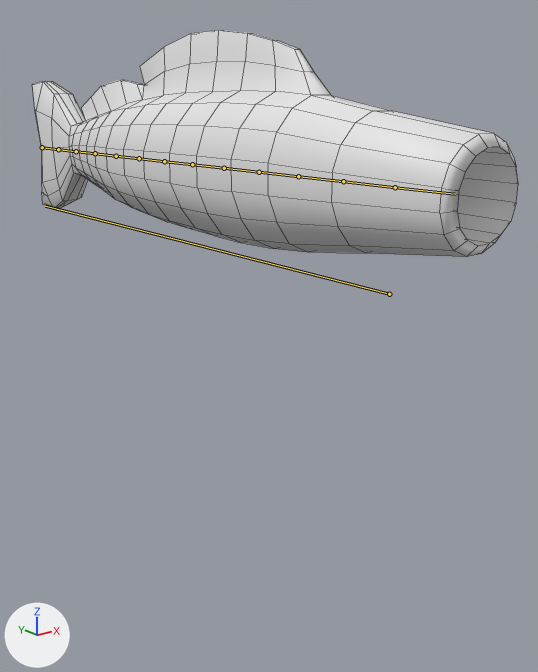
What one commit did to the FBX model Tea_House_Trouble/Assets/Content/Characters/Koinobori/Koi_GameAsset.fbx.
Before and after are seen from a camera (50 mm lens) standing at (-5.21, -4.67, 1.74) and looking at (0.85, 2.9, -1.29). Lighting does not change. The marker at lower left points along +X, +Y and +Z. The bones that bend it are drawn over the model as lines. Mesh edges are drawn as thin lines.

Objects in the first picture: 'Koi_9,11'.
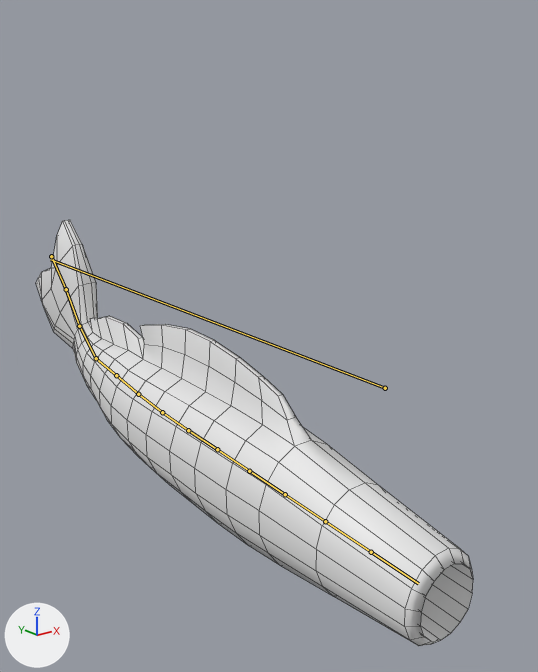
The newer file adds an action. The first version stands in its rest pose; the second is drawn at frame 132 of the action 'Koi1Bar_ARM|Koi1Bar_Despawn'.

Scene script edits in JSON lines:
```json
{"block": "bone_root", "where": "bone_root = bpy.data.objects['Koi1Bar_ARM'].pose.bones['Root']"}
{"op": "set", "path": "bone_root.location", "old": "(0.0, 0.0, 0.0)", "new": "(0.0, 0.0, -0.96)"}
{"block": "bone_def_spine01", "where": "bone_def_spine01 = bpy.data.objects['Koi1Bar_ARM'].pose.bones['DEF-Spine01']  # child of 'Root'"}
{"op": "set", "path": "bone_def_spine01.location", "old": "(0.0, 0.0, 0.0)", "new": "(0.0, 0.0, -0.93)"}
{"op": "set", "path": "bone_def_spine01.rotation_quaternion", "old": "(1.0, 0.0, 0.0, 0.0)", "new": "(0.922, -0.387, 0.0, 0.0)", "note": "degrees (0, 0, 0) -> degrees (-46, 0, 0)"}
{"op": "set", "path": "bone_def_spine01.scale", "old": "(1.0, 1.0, 1.0)", "new": "(1.0, 1.08, 1.0)"}
{"block": "bone_def_spine02", "where": "bone_def_spine02 = bpy.data.objects['Koi1Bar_ARM'].pose.bones['DEF-Spine02']  # child of 'DEF-Spine01'"}
{"op": "set", "path": "bone_def_spine02.rotation_quaternion", "old": "(1.0, 0.0, 0.0, 0.0)", "new": "(0.999, -0.045, 0.0, 0.0)", "note": "degrees (0, 0, 0) -> degrees (-5, 0, 0)"}
{"block": "bone_def_spine03", "where": "bone_def_spine03 = bpy.data.objects['Koi1Bar_ARM'].pose.bones['DEF-Spine03']  # child of 'DEF-Spine02'"}
{"op": "set", "path": "bone_def_spine03.rotation_quaternion", "old": "(1.0, 0.0, 0.0, 0.0)", "new": "(0.993, 0.115, 0.0, 0.0)", "note": "degrees (0, 0, 0) -> degrees (13, 0, 0)"}
{"op": "set", "path": "bone_def_spine03.scale", "old": "(1.0, 1.0, 1.0)", "new": "(1.0, 0.99, 1.0)"}
{"block": "bone_def_spine04", "where": "bone_def_spine04 = bpy.data.objects['Koi1Bar_ARM'].pose.bones['DEF-Spine04']  # child of 'DEF-Spine03'"}
{"op": "set", "path": "bone_def_spine04.rotation_quaternion", "old": "(1.0, 0.0, 0.0, 0.0)", "new": "(0.962, 0.272, 0.0, 0.0)", "note": "degrees (0, 0, 0) -> degrees (32, 0, 0)"}
{"op": "set", "path": "bone_def_spine04.scale", "old": "(1.0, 1.0, 1.0)", "new": "(1.0, 1.03, 0.98)"}
{"block": "bone_def_spine06", "where": "bone_def_spine06 = bpy.data.objects['Koi1Bar_ARM'].pose.bones['DEF-Spine06']  # child of 'DEF-Spine05'"}
{"op": "set", "path": "bone_def_spine06.rotation_quaternion", "old": "(1.0, 0.0, 0.0, 0.0)", "new": "(1.0, 0.015, 0.0, 0.0)", "note": "degrees (0, 0, 0) -> degrees (2, 0, 0)"}
{"block": "bone_def_spine07", "where": "bone_def_spine07 = bpy.data.objects['Koi1Bar_ARM'].pose.bones['DEF-Spine07']  # child of 'DEF-Spine06'"}
{"op": "set", "path": "bone_def_spine07.rotation_quaternion", "old": "(1.0, 0.0, 0.0, 0.0)", "new": "(1.0, 0.03, 0.0, 0.0)", "note": "degrees (0, 0, 0) -> degrees (3, 0, 0)"}
{"block": "bone_def_spine13", "where": "bone_def_spine13 = bpy.data.objects['Koi1Bar_ARM'].pose.bones['DEF-Spine13']  # child of 'DEF-Spine12'"}
{"op": "set", "path": "bone_def_spine13.scale", "old": "(1.0, 1.0, 1.0)", "new": "(1.0, 0.92, 1.0)"}
```

Location of each change, (x1, y1, x2, y2) in pixels of the pictures (538 x 672 px):
```json
{"object": "Koi_9,11", "change": "posed", "before": [32, 30, 518, 257], "after": [36, 220, 473, 646], "on screen": "10% narrower, 87% taller"}
{"bone": "Root", "before": "(389, 294) to (45, 206)", "after": "(385, 388) to (50, 259)"}
{"bone": "DEF-Spine01", "before": "(42, 147) to (58, 149)", "after": "(51, 256) to (66, 289)"}
{"bone": "DEF-Spine02", "before": "(58, 149) to (76, 151)", "after": "(66, 289) to (79, 326)"}
{"bone": "DEF-Spine03", "before": "(76, 151) to (95, 153)", "after": "(79, 326) to (96, 358)"}
{"bone": "DEF-Spine04", "before": "(95, 153) to (116, 156)", "after": "(96, 358) to (116, 375)"}
{"bone": "DEF-Spine06", "before": "(139, 158) to (164, 161)", "after": "(138, 394) to (162, 412)"}
{"bone": "DEF-Spine07", "before": "(164, 161) to (192, 164)", "after": "(162, 412) to (188, 430)"}
{"bone": "DEF-Spine13", "before": "(395, 187) to (455, 194)", "after": "(371, 552) to (418, 583)"}
```
